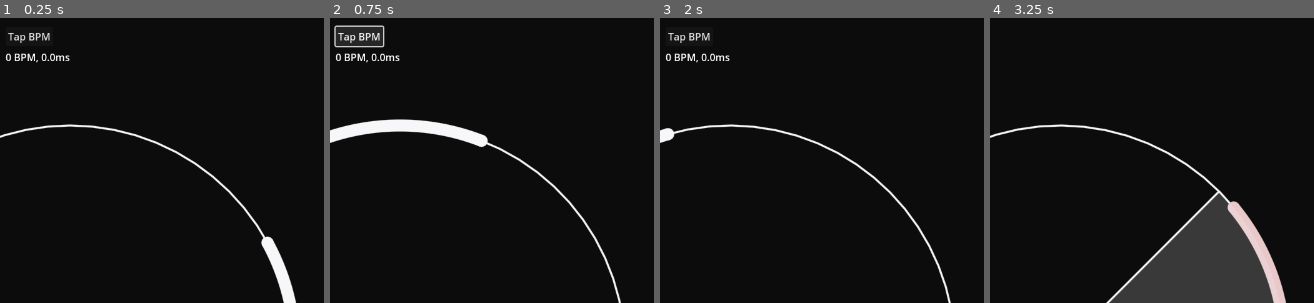
Above: before the commit, frames 1-4 (left to right).
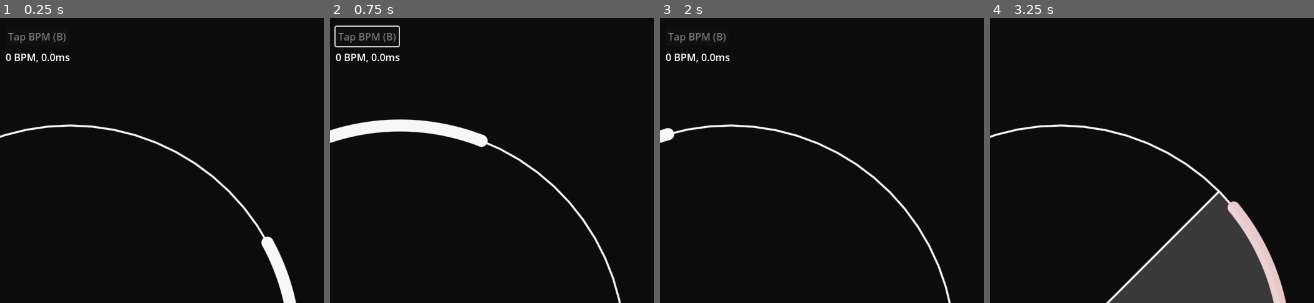
Above: after the commit, the same moments.

Repository: mougeee/marvelous-x
Game: Godot game, scene res://nodes/map_scene.tscn
Same seed, same stepped clock (60 frames per second), same inputs: the game is played once before the commit and once after it. The project has no main scene, so this scene is started directly. Sound files missing from this copy of the repository are replaced by a short silence.
Inputs (mouse positions are % of the whole screen's width and height, from its top left):
- Up to frame 1 (0.25 s): no input
- Up to frame 2 (0.75 s): click (55, 3) at 0.5 s, where only the run before the commit has a clickable "Tap BPM"
- Up to frame 3 (2 s): click "Metronome" at 1.25 s
- Up to frame 4 (3.25 s): click "Back" at 2 s; tap Enter (MapPlayPause) at 2.75 s; move the mouse to (88, 52) at 2.77 s; hold D (RightPress) from 2.78 s (still down); tap B (MapTapBPM, bound only after the commit) at 2.85 s
The pictures show only the part of the screen within x 50-100%, y 0-50%; the shares and areas given below are measured in that part.

The runs differ from the first frame. In frame 1, 0.3% of the frame differs, in the area x 2-21%, y 5-9%; in frame 2, 0.4%, in the area x 2-22%, y 2-11%; in frame 3, 0.3%; in frame 4, nothing differs.

Commit message:
enhance tap bpm button on map editor

Diff:
--- a/nodes/map_scene.tscn
+++ b/nodes/map_scene.tscn
@@ -81,7 +81,8 @@
 offset_top = 22.0
 offset_right = 613.0
 offset_bottom = 53.0
-text = "Tap BPM"
+disabled = true
+text = "Tap BPM (B)"
 
 [node name="TapBPMInfo" type="Label" parent="."]
 offset_left = 537.0
@@ -98,6 +99,7 @@
 button_pressed = true
 text = "Metronome"
 
+[connection signal="finished" from="AudioStreamPlayer" to="." method="_on_audio_stream_player_finished"]
 [connection signal="pressed" from="Back" to="." method="_on_back_pressed"]
 [connection signal="drag_started" from="Timeline" to="." method="_on_timeline_drag_started"]
 [connection signal="pressed" from="LoadAudio" to="." method="_on_load_audio_pressed"]
--- a/project.godot
+++ b/project.godot
@@ -46,6 +46,11 @@
 "events": [Object(InputEventKey,"resource_local_to_scene":false,"resource_name":"","device":-1,"window_id":0,"alt_press …(195 unchanged characters)…
 ]
 }
+MapTapBPM={
+"deadzone": 0.5,
+"events": [Object(InputEventKey,"resource_local_to_scene":false,"resource_name":"","device":-1,"window_id":0,"alt_pressed":false,"shift_pressed":false,"ctrl_pressed":false,"meta_pressed":false,"pressed":false,"keycode":0,"physical_keycode":66,"key_label":0,"unicode":98,"location":0,"echo":false,"script":null)
+]
+}
 
 [rendering]
 
--- a/scripts/globals.gd
+++ b/scripts/globals.gd
@@ -1,5 +1,6 @@
+const offset = 0.090
+
 const CUSTOM_WHITE = Color("#f7f7f9")
-
 
 enum Keys {LEFT, RIGHT, CRITICAL}
 const key_info = {
--- a/scripts/map_scene.gd
+++ b/scripts/map_scene.gd
@@ -1,6 +1,8 @@
 extends Node2D
 
 var audio_playing = false
+
+var offset = preload("res://scripts/globals.gd").offset
 
 
 # Called when the node enters the scene tree for the first time.
@@ -16,6 +18,8 @@
 
 	if Input.is_action_just_pressed("MapPlayPause"):
 		_on_play_pause_pressed()
+	if Input.is_action_just_pressed("MapTapBPM"):
+		_on_tap_bpm_button_pressed()
 
 
 func _on_back_pressed() -> void:
@@ -59,14 +63,12 @@
 	var predicted_bpm = 60.0 * 4 * total_delta / interval_count
 
 	var offset_sum = 0.0
-	print("A")
 	for time in pressed_log:
-		var offset = fposmod(time - Time.get_ticks_msec() / 1_000.0 + $AudioStreamPlayer.get_playback_position(), $Metronome.beat_duration)
-		var offset2 = offset - $Metronome.beat_duration
-		if abs(offset2) < abs(offset):
-			offset = offset2
-		offset_sum += offset
-		print(offset)
+		var o = fposmod(time - offset - (Time.get_ticks_usec() / 1_000_000.0 - $AudioStreamPlayer.get_playback_position()), $Metronome.beat_duration)
+		var o2 = o - $Metronome.beat_duration
+		if abs(o2) < abs(o):
+			o = o2
+		offset_sum += o
 	var predicted_offset = offset_sum / pressed_log.size()
 
 	$TapBPMInfo.text = "%d BPM, %.1fms" % [predicted_bpm, predicted_offset * 1000.0]
@@ -78,3 +80,7 @@
 
 func _on_bpm_text_changed(new_text: String) -> void:
 	$Metronome.set_bpm(float(new_text))
+
+
+func _on_audio_stream_player_finished() -> void:
+	_on_play_pause_pressed()
--- a/scripts/playing_scene.gd
+++ b/scripts/playing_scene.gd
@@ -7,7 +7,7 @@
 var LongNote = preload("res://nodes/long_note.tscn")
 var Judgement = preload("res://nodes/judgement.tscn")
 var time_begin
-var offset = 0.090
+var offset = preload("res://scripts/globals.gd").offset
 
 const Keys = preload("res://scripts/globals.gd").Keys
 var notes = []
